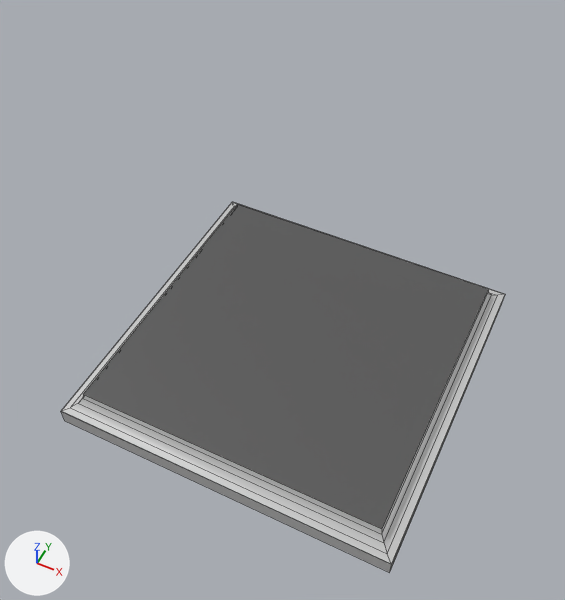
One commit to the FBX model Assets/Models/Rika/Forbid.fbx: the scene before it, then after it.
The view is the same before and after, from a 50 mm lens placed at (0.618, -1.334, 1.89), pointed at (-0.013, -0.071, 0.311). Every picture has the same lights, and +X, +Y and +Z are marked at lower left. Mesh edges are drawn as thin lines. Where no turn or scale is listed for an object, it has been applied to the vertices. Vertices at the same position are counted once.

The first picture shows '立方体'.
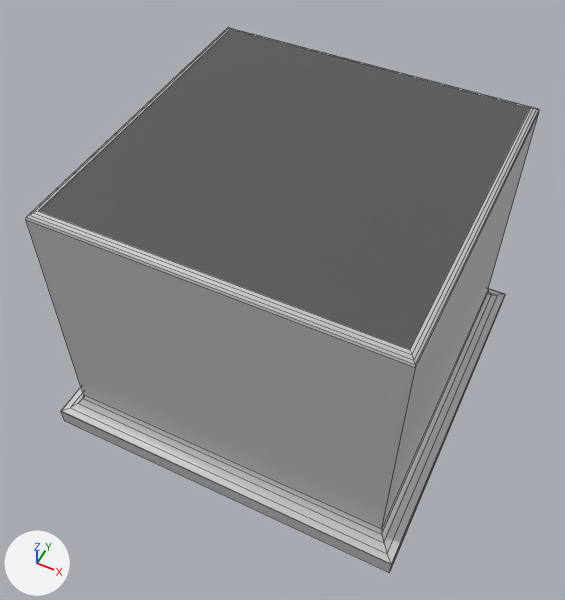
Where the change shows, as pixel boxes [x1, y1, x2, y2] in the pictures (565 x 600 px):
'立方体', reshaped (16% wider, 47% taller)
    before: [61, 202, 505, 573]
    after: [26, 27, 539, 573]
part 1 of me_mesh, built on
    before: [84, 204, 488, 529]
    after: [26, 27, 539, 529]

What changed in the scene script:
```text
Change me_mesh:
    used by ob_立方体; location = (0.0, 0.0, 0.0)
    remove me_mesh.from_pydata(...)  # 36 vertices, 34 faces; spans x -0.5..0.5, y -0.5..0.5, z -0.025..0.075
    add me_mesh.from_pydata(...)  # 56 vertices, 54 faces; spans x -0.5..0.5, y -0.5..0.5, z -0.025..0.75
    me_mesh part 1
    1 face is deleted
    20 vertices are added at x -0.449..0.449, y -0.449..0.449, z 0.734..0.75
    1 new face joins them, mat_质_1
    20 new faces join them, mat_材质 (light grey #c7c7c7)
```
